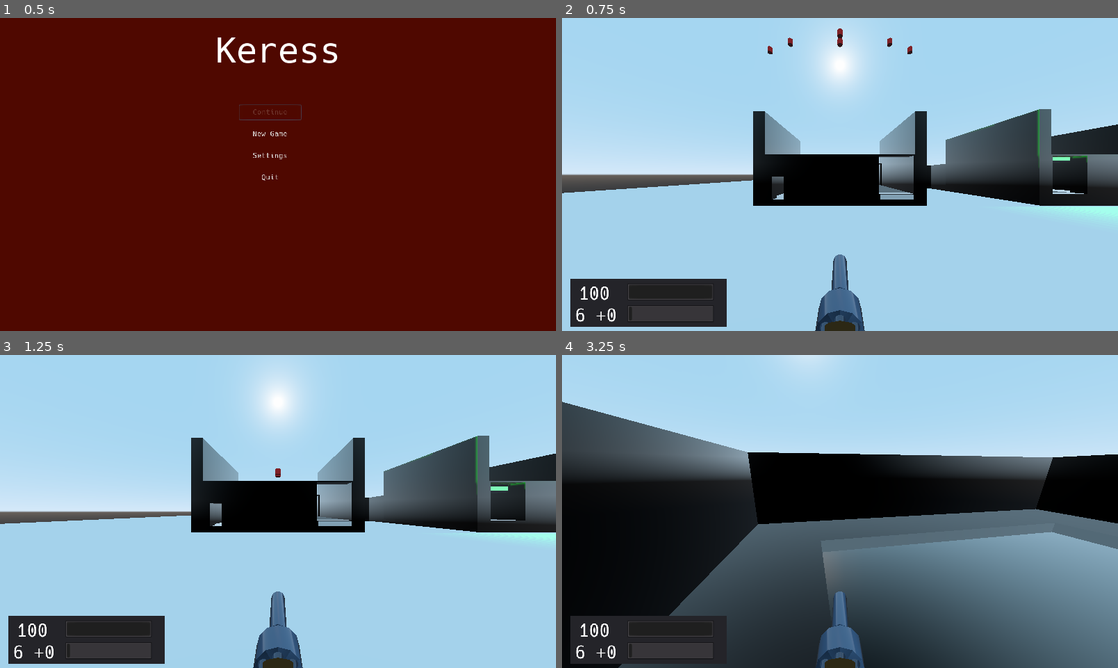
Above: before the commit, frames 1-4 (two rows, left to right).
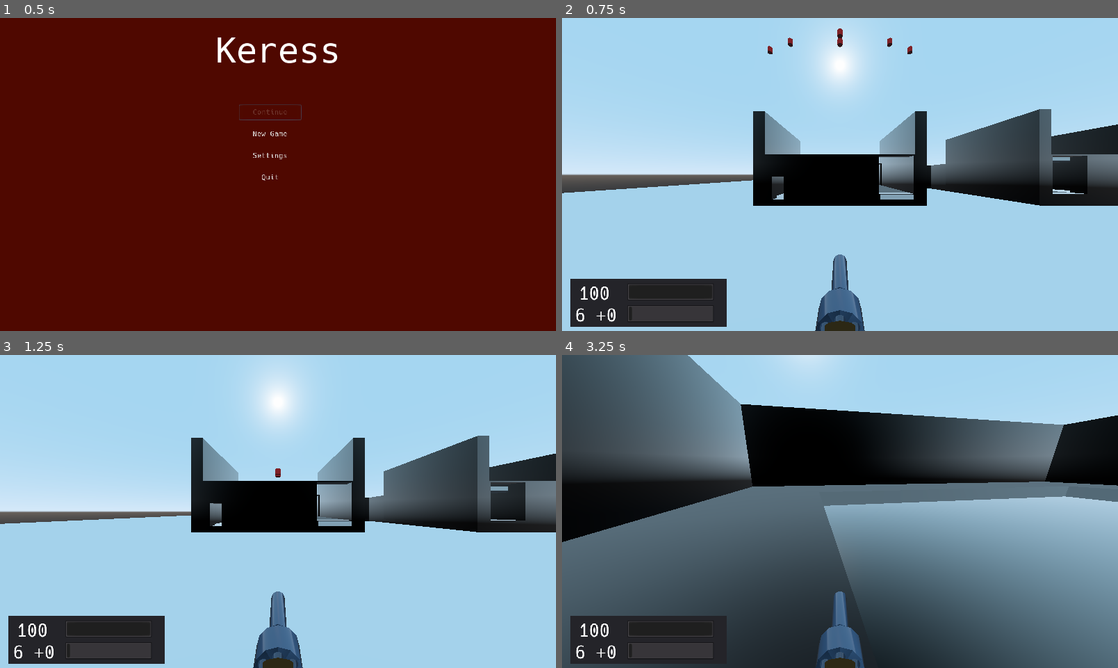
Above: after the commit, the same moments.

Repository: duckinator/keress
Game: Godot game, scene res://menus/MainMenu.tscn
Two runs of this game, one before a commit and one after it. Both use one fixed random seed, a clock stepped at 60 frames per second and the inputs below.
Inputs (mouse positions are in pixels of both pictures, inside the frame that each line leads up to):
- Up to frame 1 (0.5 s): no input
- Up to frame 2 (0.75 s): click "New Game" at 0.5 s
- Up to frame 3 (1.25 s): no input
- Up to frame 4 (3.25 s): tap Enter (ui_accept) at 1.25 s; move the mouse to (867, 511) at 1.27 s; press the mouse at (867, 511) at 1.28 s; hold W (movement_forward) from 1.28 s (still down); tap Space (movement_jump) at 1.52, 2.27 s; move the mouse to (812, 511) at 2.02 s; release the mouse at (812, 511) at 2.03 s; right-click (812, 511) at 2.1 s; move the mouse to (851, 505) at 2.77 s; tap Shift (movement_crouch) at 2.85 s

Frame 1 is identical in both runs. In frame 2, 0.5% of the frame differs, in the area x 74-100%, y 29-65%; in frame 3, 0.4%; in frame 4, 36%, in the area x 0-100%, y 0-100%.

Commit message:
Various cleanup/refactoring.

Diff:
--- a/src/Debug.gd
+++ b/src/Debug.gd
@@ -25,7 +25,7 @@
 
 	enabled = val
 
-func _process(delta):
+func _process(_delta):
 	if enabled and Game.playing:
 		Game.add_debug_display()
 	else:
--- a/src/Enemies.gd
+++ b/src/Enemies.gd
@@ -24,7 +24,7 @@
 			available.append(Vector2(x, z))
 
 	var coords = []
-	for idx in range(0, horde_size):
+	for _idx in range(0, horde_size):
 		if len(available) == 0:
 			break
 		var pos = available[rand_range(0, len(available))]
--- a/src/Keyboard.gd
+++ b/src/Keyboard.gd
@@ -6,7 +6,7 @@
 func _ready():
 	pass # Replace with function body.
 
-func _input(event):
+func _input(_event):
 	# TODO: Determine why there's no KEY_BACKTICK or similar?
 	if Game.playing and Input.is_key_pressed(96):
 		Console.toggle()
--- a/src/Map.gd
+++ b/src/Map.gd
@@ -6,7 +6,7 @@
 func _ready():
 	pass
 
-func _process(delta):
+func _process(_delta):
 	var scene = get_tree().current_scene
 	if current_scene == null:
 		current_scene = scene
@@ -50,7 +50,7 @@
 		path.add_point(point)
 	return path
 
-func add_area_of_interest(mob, trans):
+func add_area_of_interest(_mob, trans):
 	trans = trans.round()
 	if not trans in aois:
 		#Console.log("Added Area of Interest: " + str(trans))
--- a/src/enemies/enemy1/Enemy1.gd
+++ b/src/enemies/enemy1/Enemy1.gd
@@ -64,7 +64,7 @@
 	state = new_state
 
 func jump(assist=1):
-	apply_central_impulse(Vector3.UP * (3000 * assist))
+	apply_central_impulse(Vector3.UP * (1000 * assist))
 
 func _process(delta):
 	# If no Navigation has been assigned, we can't move, so just return.
@@ -184,13 +184,13 @@
 func raycast_name(raycast):
 	return RAYCAST_NAMES[raycast]
 
-func found_player(raycast, player, position):
+func found_player(raycast, player, _position):
 	senses[raycast_name(raycast)] = player
 
 func found_nothing(raycast):
 	senses[raycast_name(raycast)] = null
 
-func found_object(raycast, object, position):
+func found_object(raycast, object, _position):
 	senses[raycast_name(raycast)] = object
 
 func heard_noise(trans, _sound, _loudness):
@@ -250,7 +250,7 @@
 	if not body.has_method("get_last_velocity"):
 		return
 
-	var height = $MeshInstance.mesh.height
+	#var height = $MeshInstance.mesh.height
 	if floor(body.translation.y) > floor(translation.y):
 		# Curb stomps.
 		var vel = body.get_last_velocity()
--- a/src/levels/Level_001.gd
+++ b/src/levels/Level_001.gd
@@ -19,10 +19,12 @@
 	return (not door.is_exit) or (len(mobs) == 0)
 
 func opening_door(door):
-	pass
+	var trans = door.translation
+	Console.log('player_noise(' + str(trans) +  ', "door/open", "1")')
 
 func closing_door(door):
-	pass
+	var trans = door.translation
+	Console.log('player_noise(' + str(trans) +  ', "door/close", "1")')
 
 func through_door(door):
 	pass
--- a/src/levels/Level_001.tscn
+++ b/src/levels/Level_001.tscn
@@ -27,7 +27,6 @@
 
 [node name="Exit_Door" parent="." instance=ExtResource( 3 )]
 transform = Transform( -1.62921e-07, 0, -1, 0, 1, 0, 1, 0, -1.62921e-07, 30, 1, 6 )
-is_exit = true
 
 [node name="Lights" type="Spatial" parent="."]
 visible = false
